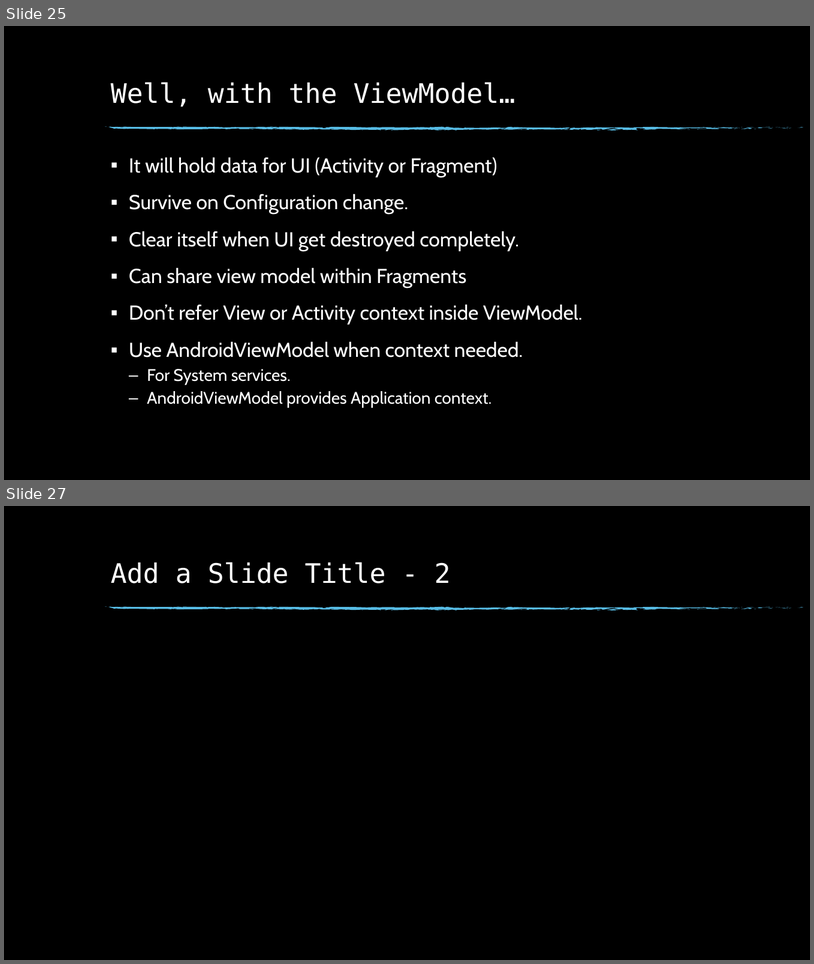
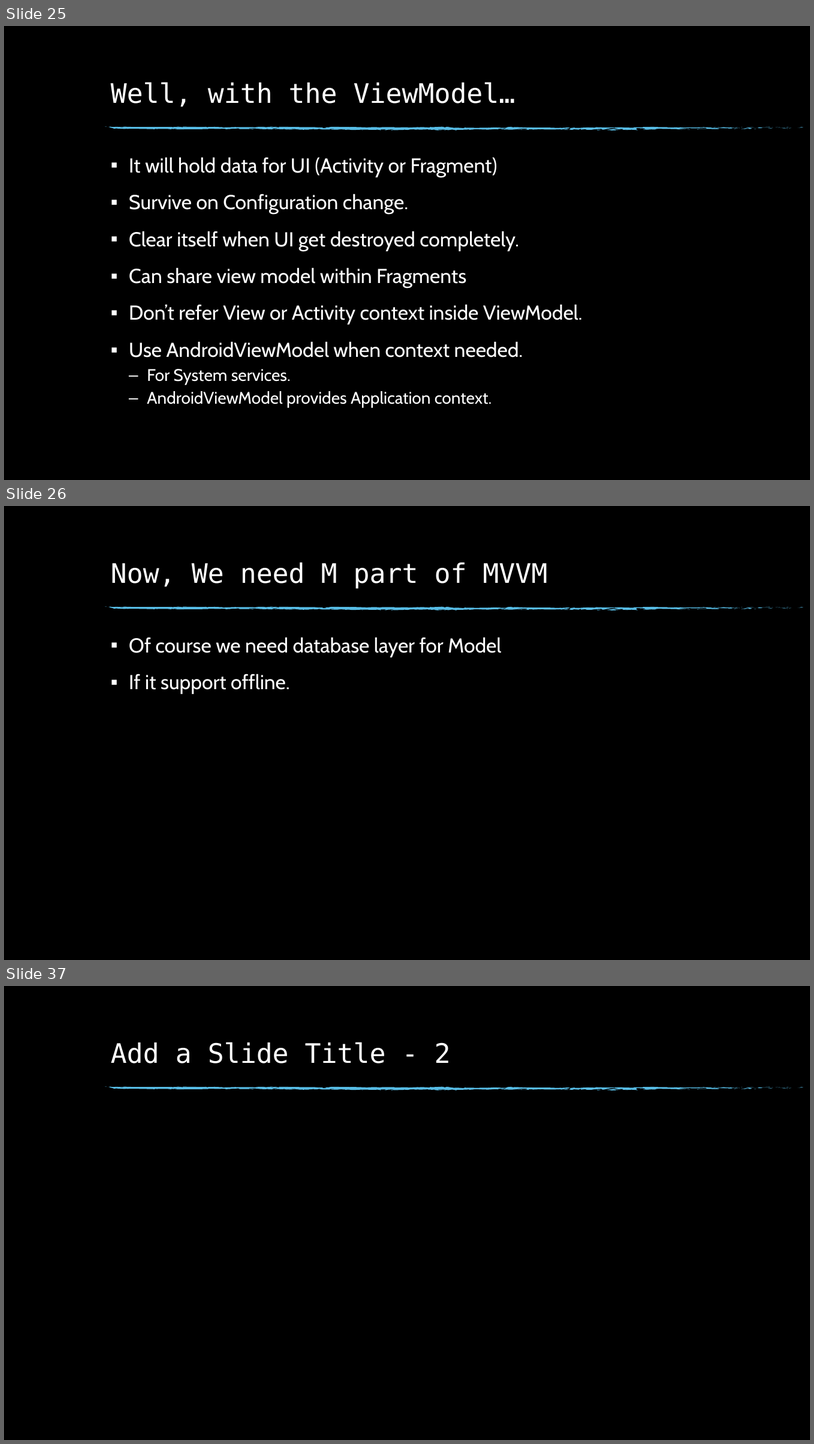
Before and after one commit to sanathe06/meetup2018-02-22, a slide deck: Android Architecture Components.pptx. Shown one above the other, each under a label of ours: slides 25 and 27 before the commit, slides 25, 26 and 37 after it; the slides between them are not shown. The pictures are 814x964 and 814x1444 pixels, drawn with LibreOffice and Linux fonts; fonts in the diff are those of the drawing; background and template pictures are left out. Boxes give left, top, right and bottom in pixels: in the first picture for what was removed or moved away, otherwise in the second. Text is boxed around its words. In the diff, an @@ line names an element or a change of style, - is before the commit and + after.

```diff
--- a/Android Architecture Components.pptx
+++ b/Android Architecture Components.pptx
@@ slide 26 added at <box>4,506,810,960</box>, background picture (left out); not listed: 74 template elements that a slide beside it also shows @@
@@ title added at <box>111,562,548,588</box>, 32 pt, text #FFFFFF @@
+Now, We need M part of MVVM
@@ text added at <box>129,637,501,694</box>, 24 pt, text #FFFFFF @@
+▪ Of course we need database layer for Model
+▪ If it support offline.
@@ what was slide 27 is now slide 37 @@
```
Also in this commit, not shown: 1 slide changed, 9 other slides added, 6 other files.
